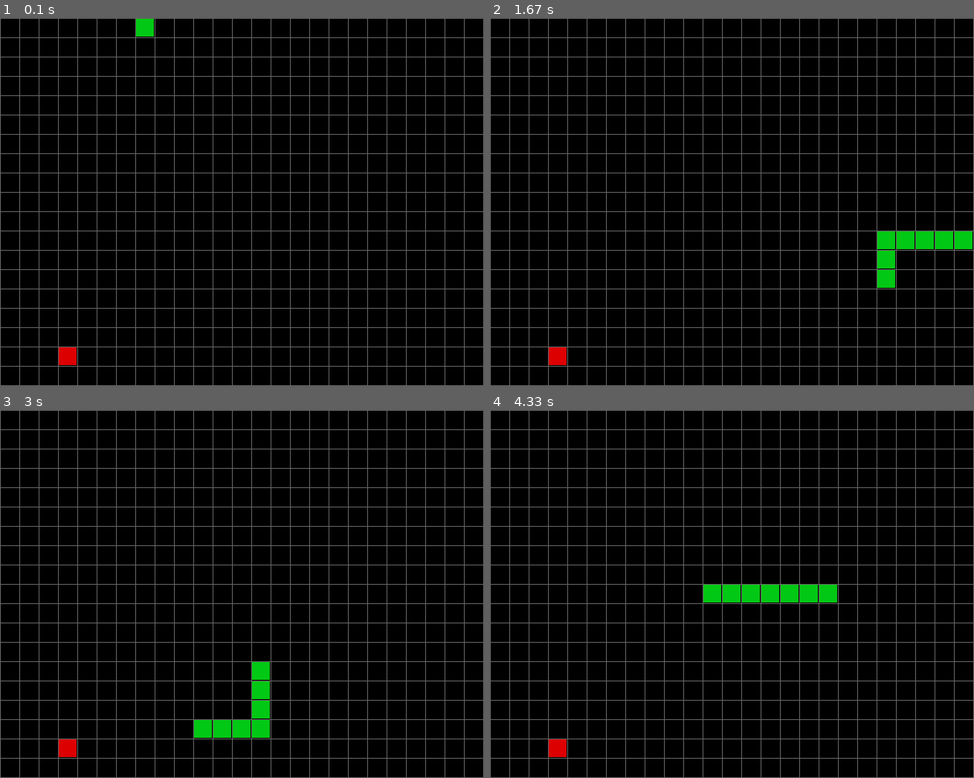
Above: before the commit, frames 1-4 (two rows, left to right).
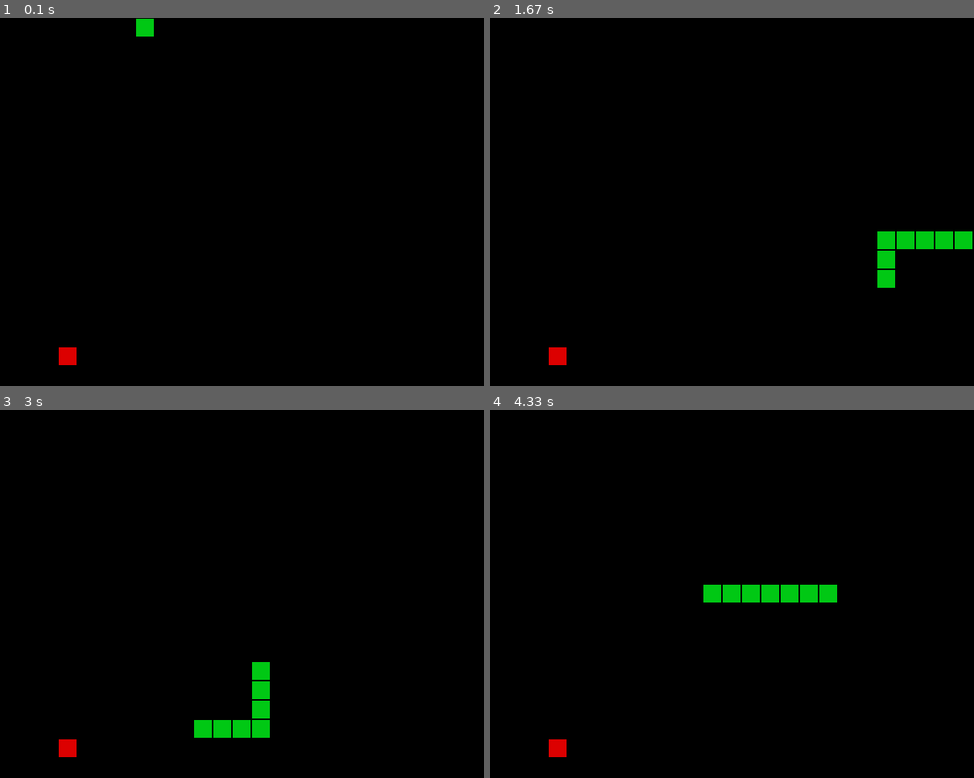
Above: after the commit, the same moments.

Repository: muertos/pygame-snake
Game: pygame game, started from main.py
The game is run twice, just before and just after one commit, with the same random seed, the same clock (stepped at 60 frames per second) and the same inputs.
Inputs:
- Up to frame 1 (0.1 s): no input
- Up to frame 2 (1.67 s): hold Up 0.83-1.3 s; hold Right from 1.33 s (still down)
- Up to frame 3 (3 s): release Right at 1.8 s; hold Down 2.4-2.7 s; hold Left from 2.73 s (still down)
- Up to frame 4 (4.33 s): release Left at 3.13 s; hold Up 3.17-3.53 s; hold Right 3.57-4.2 s; hold Down from 4.23 s (still down)

The runs differ from the first frame. In frame 1, 8.2% of the frame differs, in the area x 0-100%, y 0-100%; in frame 2, 8.2%; in frame 3, 8.2%; in frame 4, 8.2%.

Commit message:
draw grid lines same color as background

Diff:
--- a/main.py
+++ b/main.py
@@ -69,7 +69,7 @@
   screen.fill((255,255,255))
 
   # draw game grid
-  grid.draw_grid(background, (100,100,100))
+  grid.draw_grid(background, (0,0,0))
 
   # draw first apple
   grid.draw_cell(background, apple_x, apple_y, (220,0,0))
@@ -142,6 +142,7 @@
       #  # draw snake bullet
       #  ...
 
+    # TODO: Remove one of the directions and replace it with a toggle, maybe try that for both
     keys = pygame.key.get_pressed()
     if keys[pygame.K_LEFT]:
       delta_x = -1
